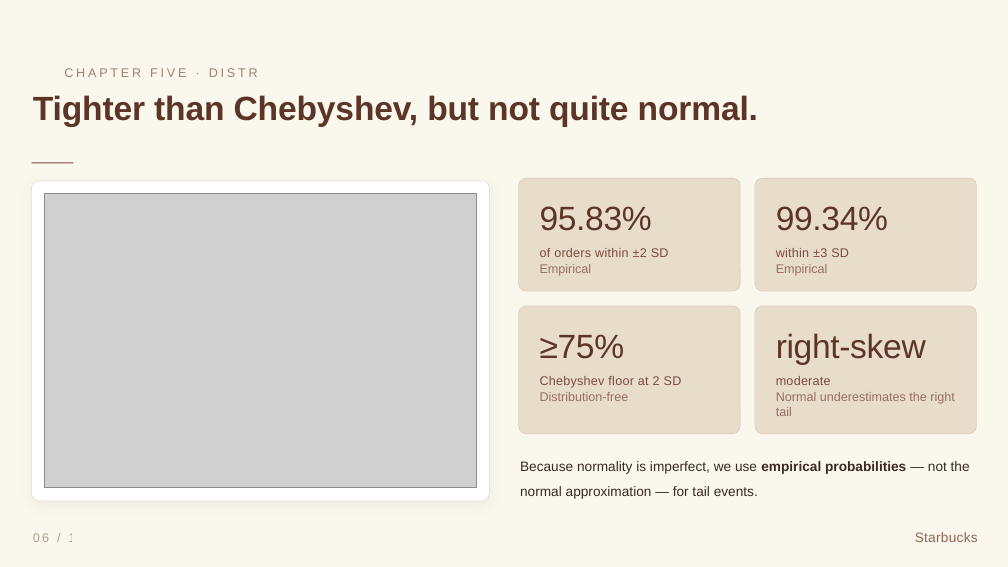
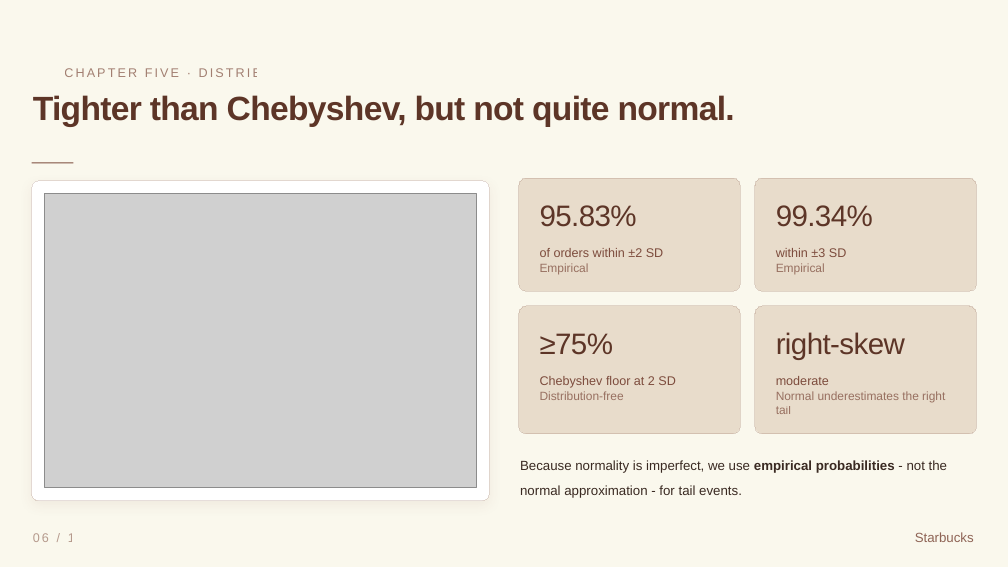
Before and after one commit to NamanSudan/data202-starbucks-analysis, a slide deck: slide 6 of presentation/final-presentation/final-presentation.pptx. Drawn at 1008x567 pixels with LibreOffice and Linux fonts; fonts in the diff are those of the drawing; grey boxes stand for pictures. Boxes give left, top, right and bottom in pixels: in the first picture for what was removed or moved away, otherwise in the second. Text is boxed around its words. In the diff, an @@ line names an element or a change of style, - is before the commit and + after.

```diff
--- a/presentation/final-presentation/final-presentation.pptx
+++ b/presentation/final-presentation/final-presentation.pptx
@@ text "Tighter than Chebyshev, but not ..." at (33, 95, 735, 126): letter spacing -0.2 to -1 pt @@
@@ text "CHAPTER FIVE · DISTRIBUTION" at (64, 68, 311, 77): letter spacing 4 to 3 pt @@
@@ size 18 to 17.1 pt in 4 elements at (776, 391, 945, 414), (540, 263, 589, 275), (540, 391, 624, 400), (776, 263, 825, 274) @@
@@ size 48 to 42.2 pt, letter spacing -0.5 to -0.9 pt in 4 elements at (540, 205, 637, 227), (776, 205, 873, 227), (540, 333, 614, 355), (776, 332, 905, 359) @@
@@ letter spacing 0.4 to 0 pt in 4 elements at (540, 248, 663, 257), (776, 248, 847, 257), (540, 376, 676, 388), (776, 376, 829, 385) @@
@@ text at (520, 460, 947, 498): text changed; size 19.5 to 19 pt @@
-Because normality is imperfect, we use empirical probabilities — not the normal approximation — for tail events.
+Because normality is imperfect, we use empirical probabilities - not the normal approximation - for tail events.
@@ text "06 / 16" at (33, 533, 84, 542): letter spacing 3.2 to 3 pt @@
@@ text "Starbucks" at (915, 532, 974, 542): size 19.5 to 19 pt, letter spacing 0.4 to 0 pt @@
```
Also in this commit, not shown: 15 other slides changed, 2 other files.
